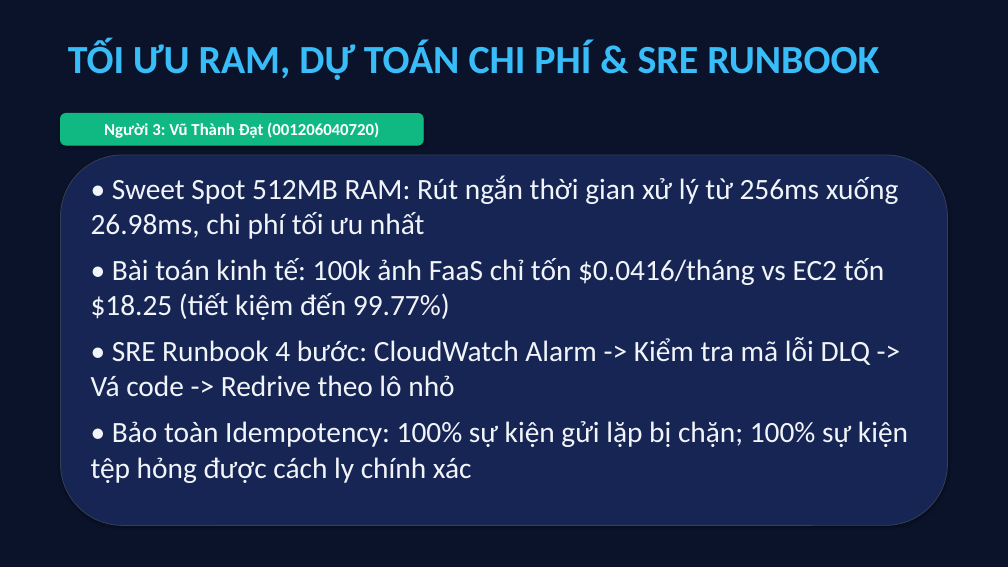
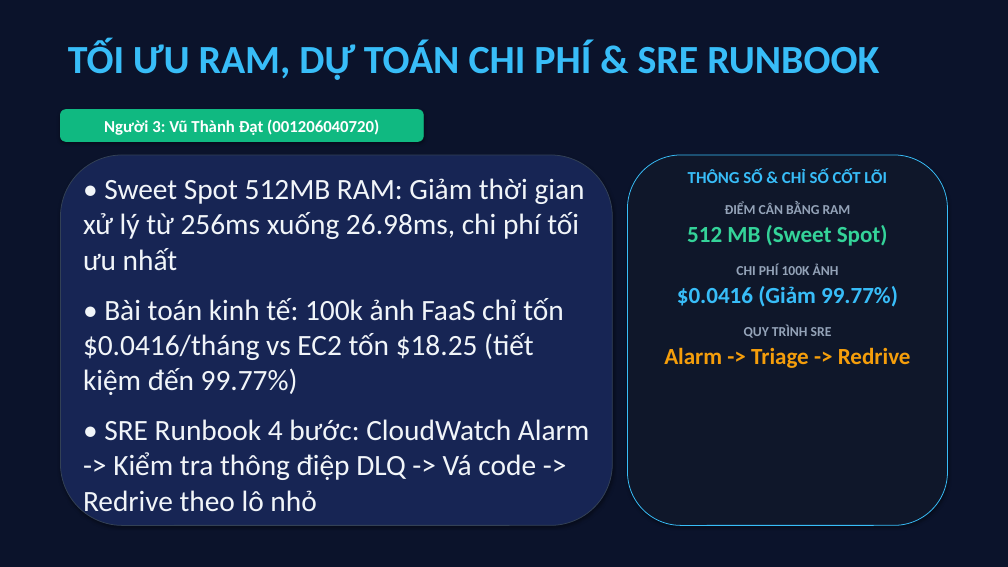
Before and after one commit to datdanghoccode/DTDM_XuLyAnh_Serverless, a slide deck: slide 11 of docs/DTDM_ThuyetTrinh_DeTai9.pptx. Drawn at 1008x567 pixels with LibreOffice and Linux fonts; fonts in the diff are those of the drawing. Boxes give left, top, right and bottom in pixels: in the first picture for what was removed or moved away, otherwise in the second. Text is boxed around its words. In the diff, an @@ line names an element or a change of style, - is before the commit and + after.

Commit message:
docs: cap nhat 13 slide bo cuc 2 cot font Title 38pt Content 28pt kem card so lieu

```diff
--- a/docs/DTDM_ThuyetTrinh_DeTai9.pptx
+++ b/docs/DTDM_ThuyetTrinh_DeTai9.pptx
@@ rounded rectangle "Người 3: Vũ Thành Đạt ...": place and size @@
-rounded rectangle "Người 3: Vũ Thành Đạt ..." at box(60, 113, 423, 145)
+rounded rectangle "Người 3: Vũ Thành Đạt ..." at box(60, 110, 423, 141)
@@ rounded rectangle: place and size @@
-rounded rectangle at box(60, 155, 948, 526)
+rounded rectangle at box(60, 155, 613, 526)
@@ text "• Sweet Spot 512MB RAM: ...": place and size @@
-text "• Sweet Spot 512MB RAM: ..." at box(91, 175, 908, 483)
+text "• Sweet Spot 512MB RAM: ..." at box(83, 178, 589, 518)
@@ text at box(83, 178, 585, 271): text changed @@
-• Sweet Spot 512MB RAM: Rút ngắn thời gian xử lý từ 256ms xuống 26.98ms, chi phí tối ưu nhất
+• Sweet Spot 512MB RAM: Giảm thời gian xử lý từ 256ms xuống 26.98ms, chi phí tối ưu nhất
@@ rounded rectangle added at box(628, 155, 948, 526), fill #0F172A, outline #38BDF8 0.75 pt @@
@@ text added at box(664, 169, 911, 368), 22 pt, text #38BDF8, bold @@
+THÔNG SỐ & CHỈ SỐ CỐT LÕI
+ĐIỂM CÂN BẰNG RAM
+512 MB (Sweet Spot)
+CHI PHÍ 100K ẢNH
+$0.0416 (Giảm 99.77%)
+QUY TRÌNH SRE
+Alarm -> Triage -> Redrive
@@ text at box(83, 298, 563, 395): more space between paragraphs @@
@@ text at box(83, 419, 589, 518): text changed @@
-• SRE Runbook 4 bước: CloudWatch Alarm -> Kiểm tra mã lỗi DLQ -> Vá code -> Redrive theo lô nhỏ
-• Bảo toàn Idempotency: 100% sự kiện gửi lặp bị chặn; 100% sự kiện tệp hỏng được cách ly chính xác
+• SRE Runbook 4 bước: CloudWatch Alarm -> Kiểm tra thông điệp DLQ -> Vá code -> Redrive theo lô nhỏ
```
Also in this commit, not shown: 11 other slides changed.
